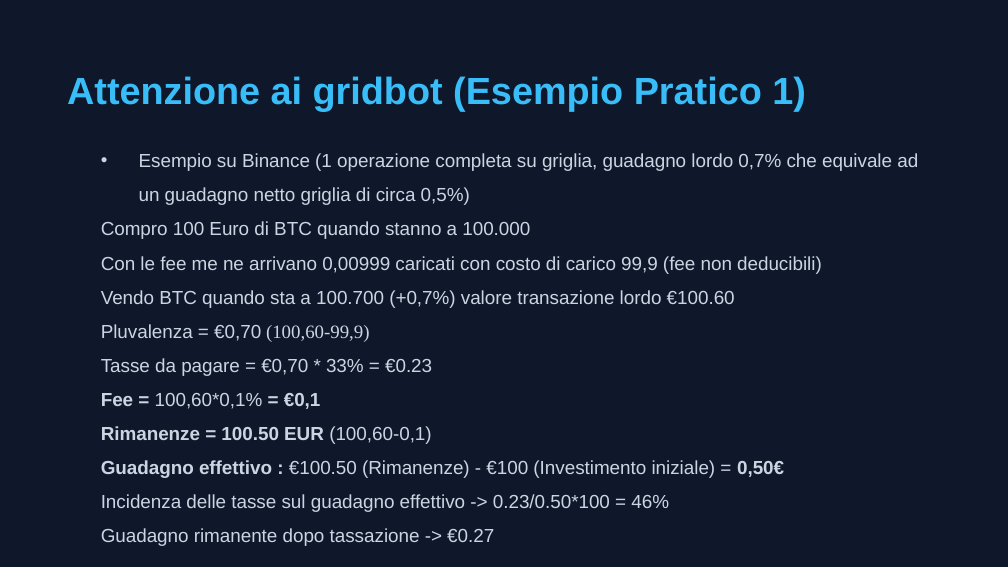
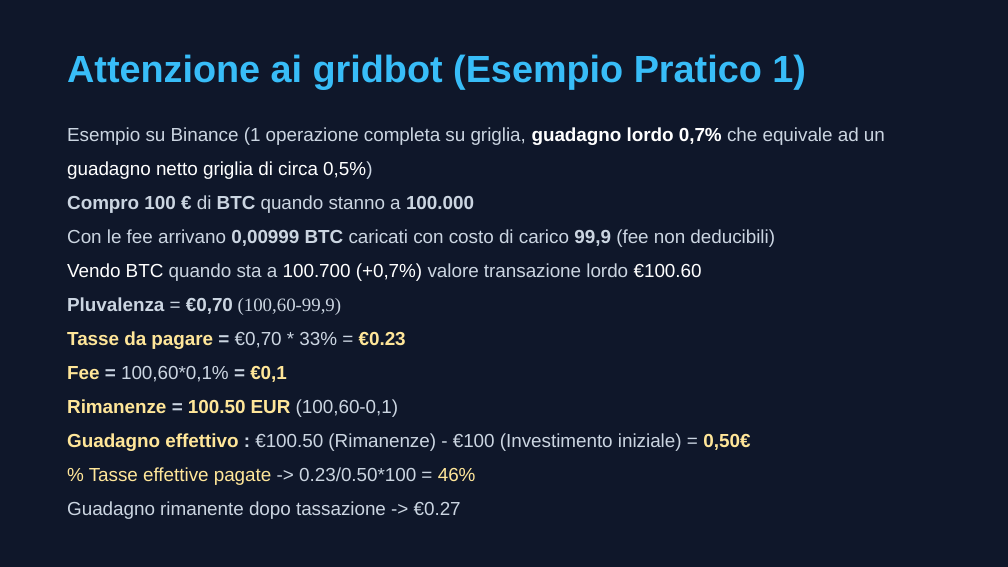
Before and after one commit to Lucapasselli/GiacenzeCrypto, a slide deck: slide 13 of Documentazione/Gestione delle fee.pptx (slide 14 before the commit). Drawn at 1008x567 pixels with LibreOffice and Linux fonts; fonts in the diff are those of the drawing. Boxes give left, top, right and bottom in pixels: in the first picture for what was removed or moved away, otherwise in the second. Text is boxed around its words. In the diff, an @@ line names an element or a change of style, - is before the commit and + after.

```diff
--- a/Documentazione/Gestione delle fee.pptx
+++ b/Documentazione/Gestione delle fee.pptx
@@ text "Attenzione ai gridbot (Esempio Pratico ..." moved from (x1=67, y1=76, x2=806, y2=112) to (x1=67, y1=54, x2=806, y2=89) @@
@@ text "Esempio su Binance (1 operazione ..." moved from (x1=101, y1=153, x2=918, y2=546) to (x1=67, y1=127, x2=885, y2=519) @@
@@ text at (x1=67, y1=127, x2=885, y2=451): text colour #CBD5E1 to #FFFFFF in "guadagno lordo 0,7% guadagno netto griglia di ...", "Vendo BTC 100.700 (+0,7%) €100.60"; bold on in "guadagno lordo 0,7%", "Pluvalenza €0,70", "Tasse da pagare = €0.23"; text colour #CBD5E1 to #FFE699 in "Tasse da pagare €0.23", "Fee €0,1", "Rimanenze 100.50 EUR", "Guadagno effettivo 0,50€"; bullet • to none @@
@@ text at (x1=67, y1=195, x2=775, y2=247): text changed @@
-Compro 100 Euro di BTC quando stanno a 100.000
-Con le fee me ne arrivano 0,00999 caricati con costo di carico 99,9 (fee non deducibili)
+Compro 100 € di BTC quando stanno a 100.000
+Con le fee arrivano 0,00999 BTC caricati con costo di carico 99,9 (fee non deducibili)
@@ text at (x1=89, y1=467, x2=476, y2=485): text changed; text colour #CBD5E1 to #FFE699 @@
-Incidenza delle tasse sul guadagno effettivo -> 0.23/0.50*100 = 46%
+% Tasse effettive pagate -> 0.23/0.50*100 = 46%
```
Also in this commit, not shown: 5 other slides changed, 1 slide added, 2 slides removed.
